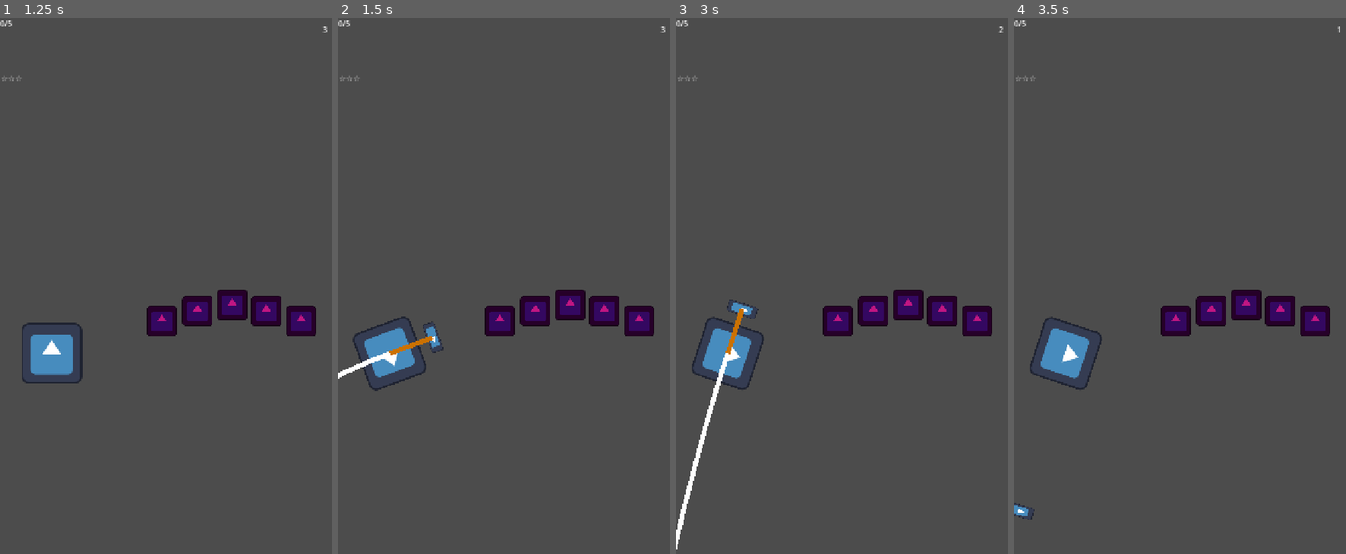
Above: before the commit, frames 1-4 (left to right).
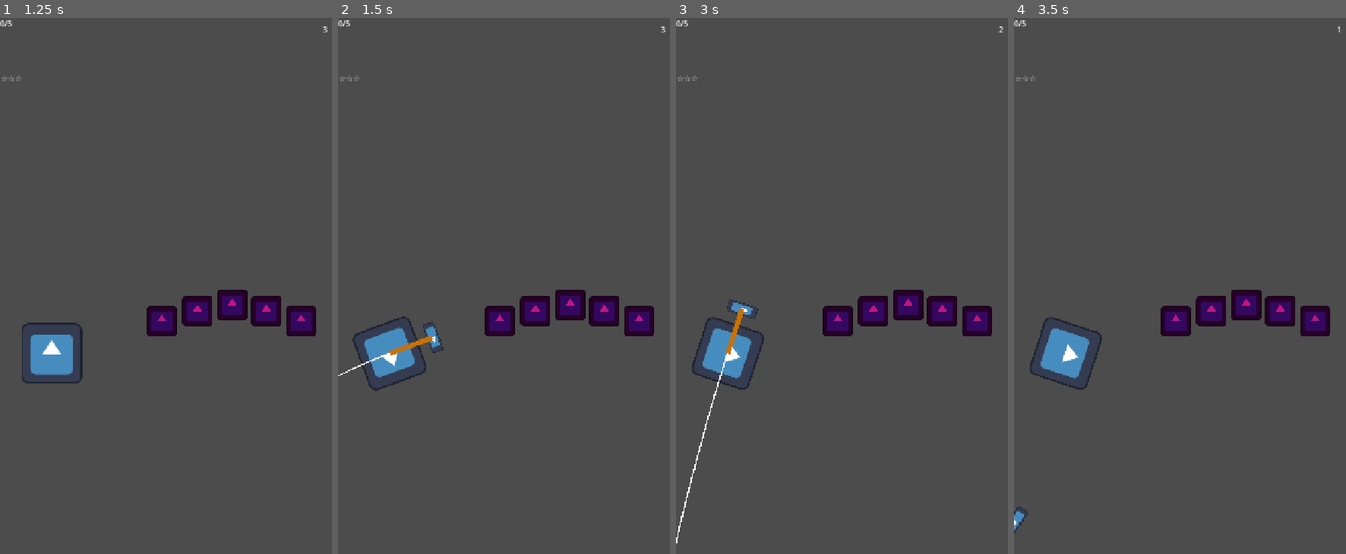
Above: after the commit, the same moments.

Repository: rizayuksel/pop-a-pop
Game: Godot game, scene res://scenes/level_1.tscn
Two runs of this game, one before a commit and one after it. Both use one fixed random seed, a clock stepped at 60 frames per second and the inputs below. The engine's default icon, where the game draws it, is replaced by a stand-in: a white triangle on a blue panel in a dark square.
Inputs (mouse positions are in pixels of both pictures, inside the frame that each line leads up to):
- Up to frame 1 (1.25 s): tap Enter at 0.5 s; move the mouse to (245, 291) at 0.52 s; click (245, 291) at 0.67 s
- Up to frame 2 (1.5 s): tap Space at 1.25 s; drag from (440, 355) to (570, 307) at 1.27 s
- Up to frame 3 (3 s): move the mouse to (881, 189) at 2.02 s; click (881, 189) at 2.17 s; tap Enter at 2.75 s; drag from (828, 446) to (871, 312) at 2.77 s
- Up to frame 4 (3.5 s): no input

Frame 1 is identical in both runs. In frame 2, 0.1% of the frame differs, in the area x 0-16%, y 62-68%; in frame 3, 0.4%, in the area x 0-16%, y 62-100%; in frame 4, 0.1%.

Commit message:
Added new sound and visual effects

Diff:
--- a/project.godot
+++ b/project.godot
@@ -28,6 +28,7 @@
 
 [physics]
 
+common/physics_ticks_per_second=240
 3d/physics_engine="Jolt Physics"
 
 [rendering]
--- a/scenes/arrow.tscn
+++ b/scenes/arrow.tscn
@@ -3,12 +3,19 @@
 [ext_resource type="Script" uid="uid://bnwjmntjo23kc" path="res://scripts/arrow.gd" id="1_23jat"]
 [ext_resource type="Texture2D" uid="uid://dgcweuwinft2x" path="res://icon.svg" id="1_umosx"]
 
-[sub_resource type="RectangleShape2D" id="RectangleShape2D_wjvqx"]
-size = Vector2(26, 64)
+[sub_resource type="PhysicsMaterial" id="PhysicsMaterial_wjvqx"]
+friction = 0.0
+bounce = 1.0
+
+[sub_resource type="CircleShape2D" id="CircleShape2D_x7blo"]
+radius = 2.0
 
 [node name="Arrow" type="RigidBody2D" unique_id=430176481]
 collision_mask = 0
+physics_material_override = SubResource("PhysicsMaterial_wjvqx")
 can_sleep = false
+lock_rotation = true
+linear_damp_mode = 1
 script = ExtResource("1_23jat")
 
 [node name="Sprite2D" type="Sprite2D" parent="." unique_id=1836596122]
@@ -16,4 +23,4 @@
 texture = ExtResource("1_umosx")
 
 [node name="CollisionShape2D" type="CollisionShape2D" parent="." unique_id=1834616127]
-shape = SubResource("RectangleShape2D_wjvqx")
+shape = SubResource("CircleShape2D_x7blo")
--- a/scenes/bouncer.tscn
+++ b/scenes/bouncer.tscn
@@ -3,6 +3,7 @@
 [ext_resource type="Script" uid="uid://cgh37r2o4jxer" path="res://scripts/bouncer.gd" id="1_q2nta"]
 
 [sub_resource type="PhysicsMaterial" id="PhysicsMaterial_1wysw"]
+friction = 0.0
 bounce = 1.0
 
 [sub_resource type="RectangleShape2D" id="RectangleShape2D_ikmfy"]
@@ -10,8 +11,9 @@
 
 [sub_resource type="CanvasTexture" id="CanvasTexture_wjvqx"]
 
-[sub_resource type="RectangleShape2D" id="RectangleShape2D_wjvqx"]
-size = Vector2(106, 26)
+[sub_resource type="CapsuleShape2D" id="CapsuleShape2D_q2nta"]
+radius = 10.17
+height = 100.0
 
 [node name="Bouncer" type="StaticBody2D" unique_id=899775968]
 physics_material_override = SubResource("PhysicsMaterial_1wysw")
@@ -30,5 +32,5 @@
 [node name="HitDetector" type="Area2D" parent="." unique_id=1022704579]
 
 [node name="CollisionShape2D" type="CollisionShape2D" parent="HitDetector" unique_id=1583535619]
-position = Vector2(-0.004748325, -0.5006678)
-shape = SubResource("RectangleShape2D_wjvqx")
+rotation = 1.5707964
+shape = SubResource("CapsuleShape2D_q2nta")
--- /dev/null
+++ b/scenes/bow.tscn
@@ -0,0 +1,18 @@
+[gd_scene format=3 uid="uid://chsi1q1fyhs4q"]
+
+[ext_resource type="Texture2D" uid="uid://dgcweuwinft2x" path="res://icon.svg" id="1_prjx1"]
+[ext_resource type="Script" uid="uid://nvvsupnkt362" path="res://scripts/bow.gd" id="2_rivji"]
+
+[node name="Bow" type="Sprite2D" unique_id=1965107452]
+texture = ExtResource("1_prjx1")
+script = ExtResource("2_rivji")
+trajectory_length = 250
+
+[node name="LoadedArrow" type="Sprite2D" parent="." unique_id=1140156973]
+visible = false
+position = Vector2(39, -24)
+scale = Vector2(0.2, 0.5)
+texture = ExtResource("1_prjx1")
+
+[node name="Line2D" type="Line2D" parent="." unique_id=1532847784]
+width = 3.0
--- a/scenes/level_1.tscn
+++ b/scenes/level_1.tscn
@@ -1,9 +1,8 @@
 [gd_scene format=3 uid="uid://crfgrx32617n2"]
 
-[ext_resource type="Texture2D" uid="uid://dgcweuwinft2x" path="res://icon.svg" id="1_0wfyh"]
 [ext_resource type="Script" uid="uid://dbbm5rofm4i45" path="res://scripts/main.gd" id="1_sugp2"]
 [ext_resource type="PackedScene" uid="uid://hho1410i6hrc" path="res://scenes/level_2.tscn" id="2_15mv3"]
-[ext_resource type="Script" uid="uid://nvvsupnkt362" path="res://scripts/bow.gd" id="3_jyhfs"]
+[ext_resource type="PackedScene" uid="uid://chsi1q1fyhs4q" path="res://scenes/bow.tscn" id="3_4nkto"]
 [ext_resource type="PackedScene" uid="uid://bw8n28q6u2mbb" path="res://scenes/balloon.tscn" id="4_jyhfs"]
 [ext_resource type="PackedScene" uid="uid://32p7ysxh4omg" path="res://scenes/ui.tscn" id="7_o6xl0"]
 
@@ -12,18 +11,8 @@
 level_arrows = 3
 next_level_scene = ExtResource("2_15mv3")
 
-[node name="Bow" type="Sprite2D" parent="." unique_id=1068517331]
+[node name="Bow" parent="." unique_id=1965107452 instance=ExtResource("3_4nkto")]
 position = Vector2(109, 705)
-texture = ExtResource("1_0wfyh")
-script = ExtResource("3_jyhfs")
-
-[node name="LoadedArrow" type="Sprite2D" parent="Bow" unique_id=1477529943]
-visible = false
-position = Vector2(39, -24)
-scale = Vector2(0.2, 0.5)
-texture = ExtResource("1_0wfyh")
-
-[node name="Line2D" type="Line2D" parent="Bow" unique_id=313548255]
 
 [node name="Balloon" parent="." unique_id=1069062386 instance=ExtResource("4_jyhfs")]
 position = Vector2(341, 637)
--- a/scenes/level_2.tscn
+++ b/scenes/level_2.tscn
@@ -1,89 +1,62 @@
 [gd_scene format=3 uid="uid://hho1410i6hrc"]
 
 [ext_resource type="Script" uid="uid://dbbm5rofm4i45" path="res://scripts/main.gd" id="1_y0kc7"]
-[ext_resource type="Texture2D" uid="uid://dgcweuwinft2x" path="res://icon.svg" id="2_ne2mo"]
-[ext_resource type="Script" uid="uid://nvvsupnkt362" path="res://scripts/bow.gd" id="3_6cvei"]
-[ext_resource type="PackedScene" uid="uid://dee2qly6qqq25" path="res://scenes/spiked_balloon.tscn" id="4_ne2mo"]
+[ext_resource type="PackedScene" uid="uid://dguq3upfudmdx" path="res://scenes/level_3.tscn" id="2_6cvei"]
 [ext_resource type="PackedScene" uid="uid://bw8n28q6u2mbb" path="res://scenes/balloon.tscn" id="4_que50"]
-[ext_resource type="PackedScene" uid="uid://cluocltwlltwx" path="res://scenes/ice_balloon.tscn" id="5_hey2k"]
-[ext_resource type="PackedScene" uid="uid://b5l6ipxxfj30s" path="res://scenes/fire_balloon.tscn" id="6_172wr"]
+[ext_resource type="PackedScene" uid="uid://chsi1q1fyhs4q" path="res://scenes/bow.tscn" id="6_wo48x"]
 [ext_resource type="PackedScene" uid="uid://32p7ysxh4omg" path="res://scenes/ui.tscn" id="7_g2hoc"]
 [ext_resource type="PackedScene" uid="uid://m4wc2udpxngg" path="res://scenes/mud.tscn" id="9_6cvei"]
-[ext_resource type="PackedScene" uid="uid://naewmtyhfful" path="res://scenes/laser_balloon.tscn" id="10_que50"]
 
 [node name="Main" type="Node2D" unique_id=202816392]
 script = ExtResource("1_y0kc7")
-level_arrows = 4
-
-[node name="Bow" type="Sprite2D" parent="." unique_id=1068517331]
-position = Vector2(150, 900)
-texture = ExtResource("2_ne2mo")
-script = ExtResource("3_6cvei")
-
-[node name="LoadedArrow" type="Sprite2D" parent="Bow" unique_id=1477529943]
-visible = false
-position = Vector2(39, -24)
-scale = Vector2(0.2, 0.5)
-texture = ExtResource("2_ne2mo")
-
-[node name="Line2D" type="Line2D" parent="Bow" unique_id=440924431]
-
-[node name="Balloon" parent="." unique_id=1485178655 instance=ExtResource("4_que50")]
-position = Vector2(319, 436)
-
-[node name="Balloon3" parent="." unique_id=580813185 instance=ExtResource("4_que50")]
-position = Vector2(454, 387)
-
-[node name="Balloon2" parent="." unique_id=1234750033 instance=ExtResource("4_que50")]
-position = Vector2(257, 464)
+level_arrows = 3
+next_level_scene = ExtResource("2_6cvei")
+level_id = "level_2"
 
 [node name="RubberBand" type="Line2D" parent="." unique_id=918229744]
 default_color = Color(0.7993065, 0.44433373, 0, 1)
 
-[node name="Balloon4" parent="." unique_id=1016218466 instance=ExtResource("5_hey2k")]
-position = Vector2(145, 125)
-
-[node name="Balloon5" parent="." unique_id=1097028430 instance=ExtResource("6_172wr")]
-position = Vector2(598, 846)
-explosion_radius = 200.0
-
 [node name="UI" parent="." unique_id=1367951368 instance=ExtResource("7_g2hoc")]
 
-[node name="SpikedBalloon" parent="." unique_id=1069062386 instance=ExtResource("4_ne2mo")]
-position = Vector2(499, 674)
-
 [node name="Mud" parent="." unique_id=1641655694 instance=ExtResource("9_6cvei")]
-position = Vector2(452, 508)
-
-[node name="LaserBalloon" parent="." unique_id=190980830 instance=ExtResource("10_que50")]
-position = Vector2(458, 787)
-
-[node name="IceBalloon" parent="." unique_id=226366803 instance=ExtResource("5_hey2k")]
-position = Vector2(460, 890)
-
-[node name="LaserBalloon3" parent="." unique_id=904643785 instance=ExtResource("10_que50")]
-position = Vector2(48, 433)
-laser_type = 2
-
-[node name="LaserBalloon4" parent="." unique_id=302058814 instance=ExtResource("10_que50")]
-position = Vector2(648, 725)
-laser_type = 2
-
-[node name="Balloon6" parent="." unique_id=2003018577 instance=ExtResource("6_172wr")]
-position = Vector2(199, 479)
-explosion_radius = 200.0
-
-[node name="IceBalloon2" parent="." unique_id=947465363 instance=ExtResource("5_hey2k")]
-position = Vector2(389, 438)
+position = Vector2(328, 608)
 
 [node name="Camera2D" type="Camera2D" parent="." unique_id=2075601938]
 anchor_mode = 0
 
-[node name="Balloon7" parent="." unique_id=1218823267 instance=ExtResource("4_que50")]
-position = Vector2(141, 553)
+[node name="Mud2" parent="." unique_id=772188789 instance=ExtResource("9_6cvei")]
+position = Vector2(328, 664)
 
-[node name="Balloon8" parent="." unique_id=1589712900 instance=ExtResource("4_que50")]
-position = Vector2(124, 625)
+[node name="Mud3" parent="." unique_id=124657191 instance=ExtResource("9_6cvei")]
+position = Vector2(328, 720)
 
-[node name="IceBalloon3" parent="." unique_id=1555172307 instance=ExtResource("5_hey2k")]
-position = Vector2(95, 699)
+[node name="Mud4" parent="." unique_id=1798833485 instance=ExtResource("9_6cvei")]
+position = Vector2(328, 776)
+
+[node name="Mud5" parent="." unique_id=315431976 instance=ExtResource("9_6cvei")]
+position = Vector2(328, 832)
+
+[node name="Mud6" parent="." unique_id=1859055553 instance=ExtResource("9_6cvei")]
+position = Vector2(328, 888)
+
+[node name="Balloon" parent="." unique_id=1069062386 instance=ExtResource("4_que50")]
+position = Vector2(456, 616)
+
+[node name="Balloon2" parent="." unique_id=1117039467 instance=ExtResource("4_que50")]
+position = Vector2(472, 691)
+
+[node name="Balloon3" parent="." unique_id=1102983343 instance=ExtResource("4_que50")]
+position = Vector2(488, 768)
+
+[node name="Balloon4" parent="." unique_id=1010488189 instance=ExtResource("4_que50")]
+position = Vector2(496, 844)
+
+[node name="Balloon5" parent="." unique_id=517714850 instance=ExtResource("4_que50")]
+position = Vector2(496, 920)
+
+[node name="Mud7" parent="." unique_id=1257903072 instance=ExtResource("9_6cvei")]
+position = Vector2(328, 944)
+
+[node name="Bow" parent="." unique_id=1965107452 instance=ExtResource("6_wo48x")]
+position = Vector2(192, 864)
+trajectory_length = 500
--- a/scenes/level_3.tscn
+++ b/scenes/level_3.tscn
@@ -1,44 +1,60 @@
 [gd_scene format=3 uid="uid://dguq3upfudmdx"]
 
 [ext_resource type="Script" uid="uid://dbbm5rofm4i45" path="res://scripts/main.gd" id="1_hhfj6"]
-[ext_resource type="Texture2D" uid="uid://dgcweuwinft2x" path="res://icon.svg" id="2_wae8j"]
-[ext_resource type="Script" uid="uid://nvvsupnkt362" path="res://scripts/bow.gd" id="3_ha73p"]
+[ext_resource type="PackedScene" uid="uid://ba6sq48lpdmb" path="res://scenes/level_4.tscn" id="2_hhfj6"]
 [ext_resource type="PackedScene" uid="uid://bw8n28q6u2mbb" path="res://scenes/balloon.tscn" id="4_vcx5n"]
-[ext_resource type="PackedScene" uid="uid://cluocltwlltwx" path="res://scenes/ice_balloon.tscn" id="5_56dhn"]
-[ext_resource type="PackedScene" uid="uid://b5l6ipxxfj30s" path="res://scenes/fire_balloon.tscn" id="6_ax3dk"]
+[ext_resource type="PackedScene" uid="uid://chsi1q1fyhs4q" path="res://scenes/bow.tscn" id="6_p6vls"]
 [ext_resource type="PackedScene" uid="uid://32p7ysxh4omg" path="res://scenes/ui.tscn" id="7_q2dsb"]
+[ext_resource type="PackedScene" uid="uid://c61rm7cacm1uf" path="res://scenes/bouncer.tscn" id="7_wae8j"]
 
 [node name="Main" type="Node2D" unique_id=202816392]
 script = ExtResource("1_hhfj6")
-level_arrows = 2
-
-[node name="Bow" type="Sprite2D" parent="." unique_id=1068517331]
-position = Vector2(150, 900)
-texture = ExtResource("2_wae8j")
-script = ExtResource("3_ha73p")
-
-[node name="LoadedArrow" type="Sprite2D" parent="Bow" unique_id=1477529943]
-visible = false
-position = Vector2(39, -24)
-scale = Vector2(0.2, 0.5)
-texture = ExtResource("2_wae8j")
+next_level_scene = ExtResource("2_hhfj6")
+level_id = "level_3"
 
 [node name="Balloon" parent="." unique_id=1069062386 instance=ExtResource("4_vcx5n")]
-position = Vector2(529, 696)
+position = Vector2(537, 461)
 
 [node name="Balloon3" parent="." unique_id=580813185 instance=ExtResource("4_vcx5n")]
-position = Vector2(631, 738)
+position = Vector2(472, 536)
 
 [node name="Balloon2" parent="." unique_id=1234750033 instance=ExtResource("4_vcx5n")]
-position = Vector2(424, 742)
+position = Vector2(392, 616)
 
 [node name="RubberBand" type="Line2D" parent="." unique_id=918229744]
 default_color = Color(0.7993065, 0.44433373, 0, 1)
 
-[node name="Balloon4" parent="." unique_id=1016218466 instance=ExtResource("5_56dhn")]
-position = Vector2(411, 837)
+[node name="UI" parent="." unique_id=1367951368 instance=ExtResource("7_q2dsb")]
 
-[node name="Balloon5" parent="." unique_id=1097028430 instance=ExtResource("6_ax3dk")]
-position = Vector2(374, 587)
+[node name="Bouncer" parent="." unique_id=899775968 instance=ExtResource("7_wae8j")]
+position = Vector2(608, 416)
+rotation = 1.5707964
 
-[node name="UI" parent="." unique_id=1367951368 instance=ExtResource("7_q2dsb")]
+[node name="Bouncer2" parent="." unique_id=423345952 instance=ExtResource("7_wae8j")]
+position = Vector2(320, 632)
+rotation = 1.5707964
+
+[node name="Balloon4" parent="." unique_id=1056884045 instance=ExtResource("4_vcx5n")]
+position = Vector2(456, 720)
+
+[node name="Balloon5" parent="." unique_id=332680431 instance=ExtResource("4_vcx5n")]
+position = Vector2(536, 800)
+
+[node name="Bow" parent="." unique_id=1965107452 instance=ExtResource("6_p6vls")]
+position = Vector2(168, 232)
+
+[node name="Bouncer3" parent="." unique_id=816586865 instance=ExtResource("7_wae8j")]
+position = Vector2(608, 904)
+rotation = 1.5707964
+
+[node name="Balloon6" parent="." unique_id=1064807972 instance=ExtResource("4_vcx5n")]
+position = Vector2(504, 992)
+
+[node name="Balloon7" parent="." unique_id=1556176033 instance=ExtResource("4_vcx5n")]
+position = Vector2(416, 1072)
+
+[node name="Bouncer4" parent="." unique_id=2101682174 instance=ExtResource("7_wae8j")]
+position = Vector2(304, 1168)
+
+[node name="Balloon8" parent="." unique_id=1756893270 instance=ExtResource("4_vcx5n")]
+position = Vector2(216, 1064)
--- /dev/null
+++ b/scenes/level_4.tscn
@@ -0,0 +1,38 @@
+[gd_scene format=3 uid="uid://ba6sq48lpdmb"]
+
+[ext_resource type="Script" uid="uid://dbbm5rofm4i45" path="res://scripts/main.gd" id="1_x7blo"]
+[ext_resource type="PackedScene" uid="uid://bw8n28q6u2mbb" path="res://scenes/balloon.tscn" id="4_cp0rv"]
+[ext_resource type="PackedScene" uid="uid://cluocltwlltwx" path="res://scenes/ice_balloon.tscn" id="5_rr1tt"]
+[ext_resource type="PackedScene" uid="uid://b5l6ipxxfj30s" path="res://scenes/fire_balloon.tscn" id="6_7ewpb"]
+[ext_resource type="PackedScene" uid="uid://chsi1q1fyhs4q" path="res://scenes/bow.tscn" id="6_ycko3"]
+[ext_resource type="PackedScene" uid="uid://32p7ysxh4omg" path="res://scenes/ui.tscn" id="7_py6g0"]
+
+[node name="Main" type="Node2D" unique_id=202816392]
+script = ExtResource("1_x7blo")
+level_arrows = 2
+level_id = "level_4"
+
+[node name="Balloon" parent="." unique_id=1069062386 instance=ExtResource("4_cp0rv")]
+position = Vector2(529, 696)
+
+[node name="Balloon3" parent="." unique_id=580813185 instance=ExtResource("4_cp0rv")]
+position = Vector2(631, 738)
+
+[node name="Balloon2" parent="." unique_id=1234750033 instance=ExtResource("4_cp0rv")]
+position = Vector2(424, 742)
+
+[node name="RubberBand" type="Line2D" parent="." unique_id=918229744]
+default_color = Color(0.7993065, 0.44433373, 0, 1)
+
+[node name="Balloon4" parent="." unique_id=1016218466 instance=ExtResource("5_rr1tt")]
+position = Vector2(411, 837)
+
+[node name="Balloon5" parent="." unique_id=1097028430 instance=ExtResource("6_7ewpb")]
+position = Vector2(374, 587)
+explosion_radius = 200.0
+
+[node name="UI" parent="." unique_id=1367951368 instance=ExtResource("7_py6g0")]
+
+[node name="Bow" parent="." unique_id=1965107452 instance=ExtResource("6_ycko3")]
+position = Vector2(116, 433)
+trajectory_length = 50
--- a/scenes/mud.tscn
+++ b/scenes/mud.tscn
@@ -1,21 +1,19 @@
 [gd_scene format=3 uid="uid://m4wc2udpxngg"]
 
 [ext_resource type="Script" uid="uid://b08tocu2jeqk7" path="res://scripts/mud.gd" id="1_7hsp0"]
+[ext_resource type="Texture2D" uid="uid://nus1ljw5yef" path="res://assets/Mud.png" id="2_ybdg7"]
 
-[sub_resource type="RectangleShape2D" id="RectangleShape2D_ybdg7"]
-size = Vector2(49, 49)
-
-[sub_resource type="CanvasTexture" id="CanvasTexture_m4qh5"]
+[sub_resource type="CircleShape2D" id="CircleShape2D_p6vls"]
+radius = 33.0
 
 [node name="Mud" type="Area2D" unique_id=1641655694]
 script = ExtResource("1_7hsp0")
 
+[node name="Sprite2D" type="Sprite2D" parent="." unique_id=315300746]
+position = Vector2(2.25, 2.25)
+scale = Vector2(0.09, 0.09)
+texture = ExtResource("2_ybdg7")
+
 [node name="CollisionShape2D" type="CollisionShape2D" parent="." unique_id=2136227320]
-position = Vector2(2.5, 2.5)
-shape = SubResource("RectangleShape2D_ybdg7")
-
-[node name="Sprite2D" type="Sprite2D" parent="." unique_id=315300746]
-modulate = Color(0.54568535, 0.30799237, 0.10761193, 1)
-position = Vector2(2.25, 2.25)
-scale = Vector2(50, 50)
-texture = SubResource("CanvasTexture_m4qh5")
+position = Vector2(3, 2)
+shape = SubResource("CircleShape2D_p6vls")
--- a/scenes/ui.tscn
+++ b/scenes/ui.tscn
@@ -4,6 +4,11 @@
 [ext_resource type="AudioStream" uid="uid://q5fhnbchn10r" path="res://assets/LaserShoot.wav" id="2_x4jx1"]
 [ext_resource type="AudioStream" uid="uid://bk8m0volylg0e" path="res://assets/FireShoot.wav" id="3_gdt2y"]
 [ext_resource type="AudioStream" uid="uid://b4ytpq8ur02wi" path="res://assets/IceShoot.wav" id="4_wm3ai"]
+[ext_resource type="AudioStream" uid="uid://cs5w6cxtxxjuy" path="res://assets/IceHit.wav" id="5_wm3ai"]
+[ext_resource type="AudioStream" uid="uid://dsicjsnmf8n6g" path="res://assets/BalloonPop.wav" id="6_8dubc"]
+[ext_resource type="AudioStream" uid="uid://bbqjs4otra7mv" path="res://assets/Arrow.wav" id="7_p7vwb"]
+[ext_resource type="AudioStream" uid="uid://dglg1omc3o5qh" path="res://assets/Spike.wav" id="8_ktti3"]
+[ext_resource type="AudioStream" uid="uid://cps2xcct21vs0" path="res://assets/Bounce.wav" id="9_cgfq5"]
 
 [sub_resource type="Environment" id="Environment_wjvqx"]
 background_mode = 3
@@ -142,3 +147,18 @@
 
 [node name="IceSound" type="AudioStreamPlayer" parent="." unique_id=337964969]
 stream = ExtResource("4_wm3ai")
+
+[node name="IceHitSound" type="AudioStreamPlayer" parent="." unique_id=99844208]
+stream = ExtResource("5_wm3ai")
+
+[node name="PopSound" type="AudioStreamPlayer" parent="." unique_id=1105490033]
+stream = ExtResource("6_8dubc")
+
+[node name="ShootSound" type="AudioStreamPlayer" parent="." unique_id=928699190]
+stream = ExtResource("7_p7vwb")
+
+[node name="SpikeSound" type="AudioStreamPlayer" parent="." unique_id=2122604129]
+stream = ExtResource("8_ktti3")
+
+[node name="BouncerSound" type="AudioStreamPlayer" parent="." unique_id=849304436]
+stream = ExtResource("9_cgfq5")
--- a/scripts/arrow.gd
+++ b/scripts/arrow.gd
@@ -1,12 +1,10 @@
 extends RigidBody2D
 
 func _ready():
-	# Prevent the arrow from tunneling through objects at high speeds
-	continuous_cd = 1
-
-	# Force the arrow to physically recognize and collide with Layer 1
+	# continuous_cd = RigidBody2D.CCD_MODE_CAST_SHAPE
 	collision_mask = 1
 
 func _process(_delta):
 	if linear_velocity.length() > 0:
-		rotation = linear_velocity.angle()
+		if has_node("Sprite2D"):
+			$Sprite2D.rotation = linear_velocity.angle()
--- a/scripts/balloon.gd
+++ b/scripts/balloon.gd
@@ -15,9 +15,12 @@
 	if main_scene.has_node("UI"):
 		main_scene.get_node("UI").add_popped_balloon()
 
+		if main_scene.get_node("UI").has_method("play_pop_sound"):
+			main_scene.get_node("UI").play_pop_sound()
+
 	queue_free()
 
 func _play_deflect_sound():
 	var main_scene = get_tree().current_scene
-	if main_scene.has_node("UI") and main_scene.get_node("UI").has_method("play_ice_sound"):
-		main_scene.get_node("UI").play_ice_sound()
+	if main_scene.has_node("UI") and main_scene.get_node("UI").has_method("play_ice_hit_sound"):
+		main_scene.get_node("UI").play_ice_hit_sound()
--- a/scripts/bouncer.gd
+++ b/scripts/bouncer.gd
@@ -7,7 +7,6 @@
 
 func _ready():
 	original_scale = sprite.scale
-
 	hit_detector.body_entered.connect(_on_hit_detector_body_entered)
 
 func _on_hit_detector_body_entered(body):
@@ -16,7 +15,9 @@
 
 func play_bounce_effect():
 	var tween = create_tween()
+	tween.tween_property(sprite, "scale", original_scale * Vector2(1.1, 0.5), 0.05)
+	tween.tween_property(sprite, "scale", original_scale, 0.3).set_trans(Tween.TRANS_ELASTIC).set_ease(Tween.EASE_OUT)
 
-	tween.tween_property(sprite, "scale", original_scale * Vector2(1.1, 0.5), 0.05)
-
-	tween.tween_property(sprite, "scale", original_scale, 0.3).set_trans(Tween.TRANS_ELASTIC).set_ease(Tween.EASE_OUT)
+	var main_scene = get_tree().current_scene
+	if main_scene.has_node("UI") and main_scene.get_node("UI").has_method("play_bouncer_sound"):
+		main_scene.get_node("UI").play_bouncer_sound()
--- a/scripts/bow.gd
+++ b/scripts/bow.gd
@@ -8,12 +8,12 @@
 var is_dragging = false
 var drag_start_position = Vector2.ZERO
 var is_active = true
-var trajectory_length: int = 30
-var time_step: float = 0.05
+var time_step: float = 0.016
 
 @onready var rubber_band = $"../RubberBand"
 @onready var loaded_arrow = $LoadedArrow
 @onready var trajectory_line = $Line2D
+@export var trajectory_length: int = 80
 
 func _ready():
 	trajectory_line.top_level = true
@@ -79,17 +79,41 @@
 
 	var direction = drag_vector.normalized()
 	var speed = pull_distance * 10.0
-	arrow.apply_central_impulse(direction * speed)
+	arrow.linear_velocity = direction * speed
+
+	var main_scene = get_tree().current_scene
+	if main_scene.has_node("UI") and main_scene.get_node("UI").has_method("play_shoot_sound"):
+		main_scene.get_node("UI").play_shoot_sound()
 
 	emit_signal("arrow_shot")
 
 func update_trajectory(start_pos: Vector2, initial_velocity: Vector2, gravity: float):
 	trajectory_line.clear_points()
+	trajectory_line.add_point(start_pos)
+
+	var current_pos = start_pos
+	var current_vel = initial_velocity
+	var space_state = get_world_2d().direct_space_state
+
+	var dt = get_physics_process_delta_time()
 
 	for i in range(trajectory_length):
-		var t = i * time_step
-		var current_point = start_pos + (initial_velocity * t) + (0.5 * Vector2(0, gravity) * t * t)
-		trajectory_line.add_point(current_point)
+		var next_vel = current_vel + Vector2(0, gravity) * dt
+		var next_pos = current_pos + next_vel * dt
+
+		var query = PhysicsRayQueryParameters2D.create(current_pos, next_pos)
+		query.collision_mask = 1
+
+		var result = space_state.intersect_ray(query)
+
+		if result:
+			trajectory_line.add_point(result.position)
+			current_vel = current_vel.bounce(result.normal)
+			current_pos = result.position
+		else:
+			trajectory_line.add_point(next_pos)
+			current_pos = next_pos
+			current_vel = next_vel
 
 func hide_trajectory():
 	trajectory_line.clear_points()
--- a/scripts/ice_balloon.gd
+++ b/scripts/ice_balloon.gd
@@ -16,6 +16,11 @@
 
 func pop():
 	_update_ui_score()
+
+	var main_scene = get_tree().current_scene
+	if main_scene.has_node("UI") and main_scene.get_node("UI").has_method("play_ice_sound"):
+		main_scene.get_node("UI").play_ice_sound()
+
 	apply_freeze_effect()
 	queue_free()
 
--- a/scripts/spike.gd
+++ b/scripts/spike.gd
@@ -46,3 +46,8 @@
 	var main_scene = get_tree().current_scene
 	if main_scene.has_node("UI") and main_scene.get_node("UI").has_method("play_ice_sound"):
 		main_scene.get_node("UI").play_ice_sound()
+
+func _play_ice_hit_sound():
+	var main_scene = get_tree().current_scene
+	if main_scene.has_node("UI") and main_scene.get_node("UI").has_method("play_ice_hit_sound"):
+		main_scene.get_node("UI").play_ice_hit_sound()
--- a/scripts/spiked_balloon.gd
+++ b/scripts/spiked_balloon.gd
@@ -18,6 +18,9 @@
 	if main_scene.has_node("UI"):
 		main_scene.get_node("UI").add_popped_balloon()
 
+		if main_scene.get_node("UI").has_method("play_spike_sound"):
+			main_scene.get_node("UI").play_spike_sound()
+
 	var angle_step = 360.0 / SPIKE_COUNT
 
 	for i in range(SPIKE_COUNT):
@@ -34,5 +37,5 @@
 
 func _play_ice_sound():
 	var main_scene = get_tree().current_scene
-	if main_scene.has_node("UI") and main_scene.get_node("UI").has_method("play_ice_sound"):
-		main_scene.get_node("UI").play_ice_sound()
+	if main_scene.has_node("UI") and main_scene.get_node("UI").has_method("play_ice_hit_sound"):
+		main_scene.get_node("UI").play_ice_hit_sound()
--- a/scripts/ui.gd
+++ b/scripts/ui.gd
@@ -134,3 +134,23 @@
 		shake_tween.tween_property(camera, "offset", random_offset, step_time)
 
 	shake_tween.tween_property(camera, "offset", Vector2.ZERO, step_time)
+
+func play_ice_hit_sound():
+	if has_node("IceHitSound"):
+		$IceHitSound.play()
+
+func play_pop_sound():
+	if has_node("PopSound"):
+		$PopSound.play()
+
+func play_shoot_sound():
+	if has_node("ShootSound"):
+		$ShootSound.play()
+
+func play_spike_sound():
+	if has_node("SpikeSound"):
+		$SpikeSound.play()
+
+func play_bouncer_sound():
+	if has_node("BouncerSound"):
+		$BouncerSound.play()
Not shown, added: assets/Arrow.wav.import
Not shown, added: assets/BalloonPop.wav.import
Not shown, added: assets/Bounce.wav.import
Not shown, added: assets/IceHit.wav.import
Binary file added: assets/Mud.png
Not shown, added: assets/Mud.png.import
Not shown, added: assets/Spike.wav.import
Not shown, added: assets/Arrow.wav
Not shown, added: assets/BalloonPop.wav
Not shown, added: assets/Bounce.wav
Not shown, added: assets/IceHit.wav
Not shown, added: assets/Spike.wav
